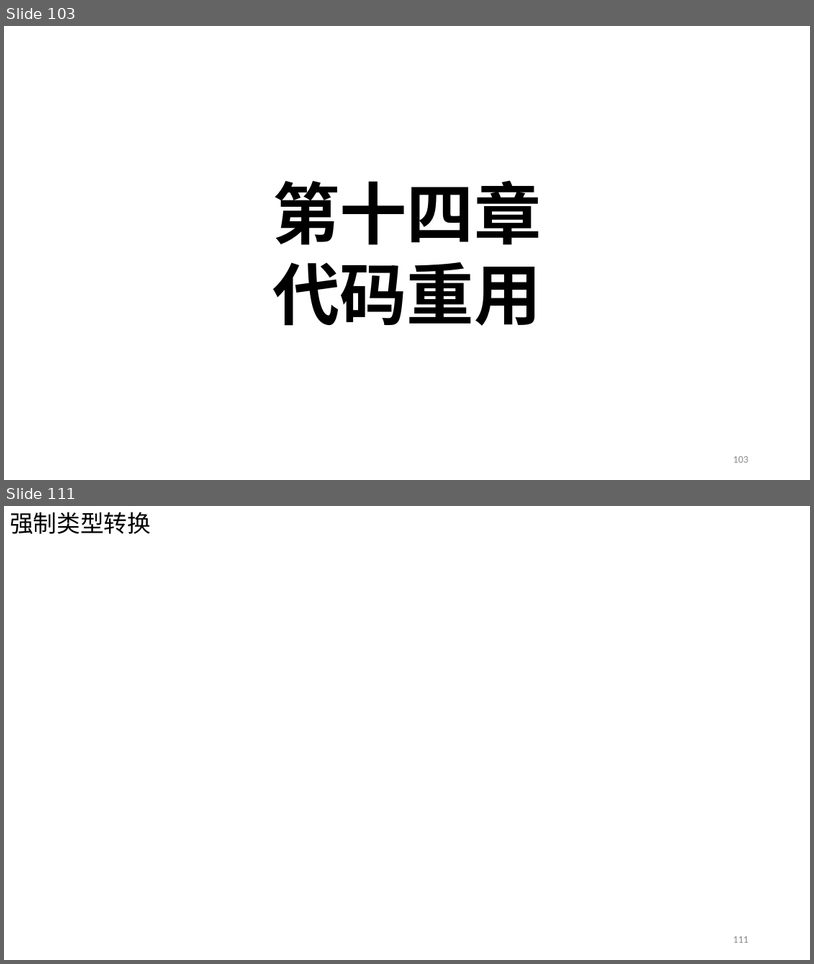
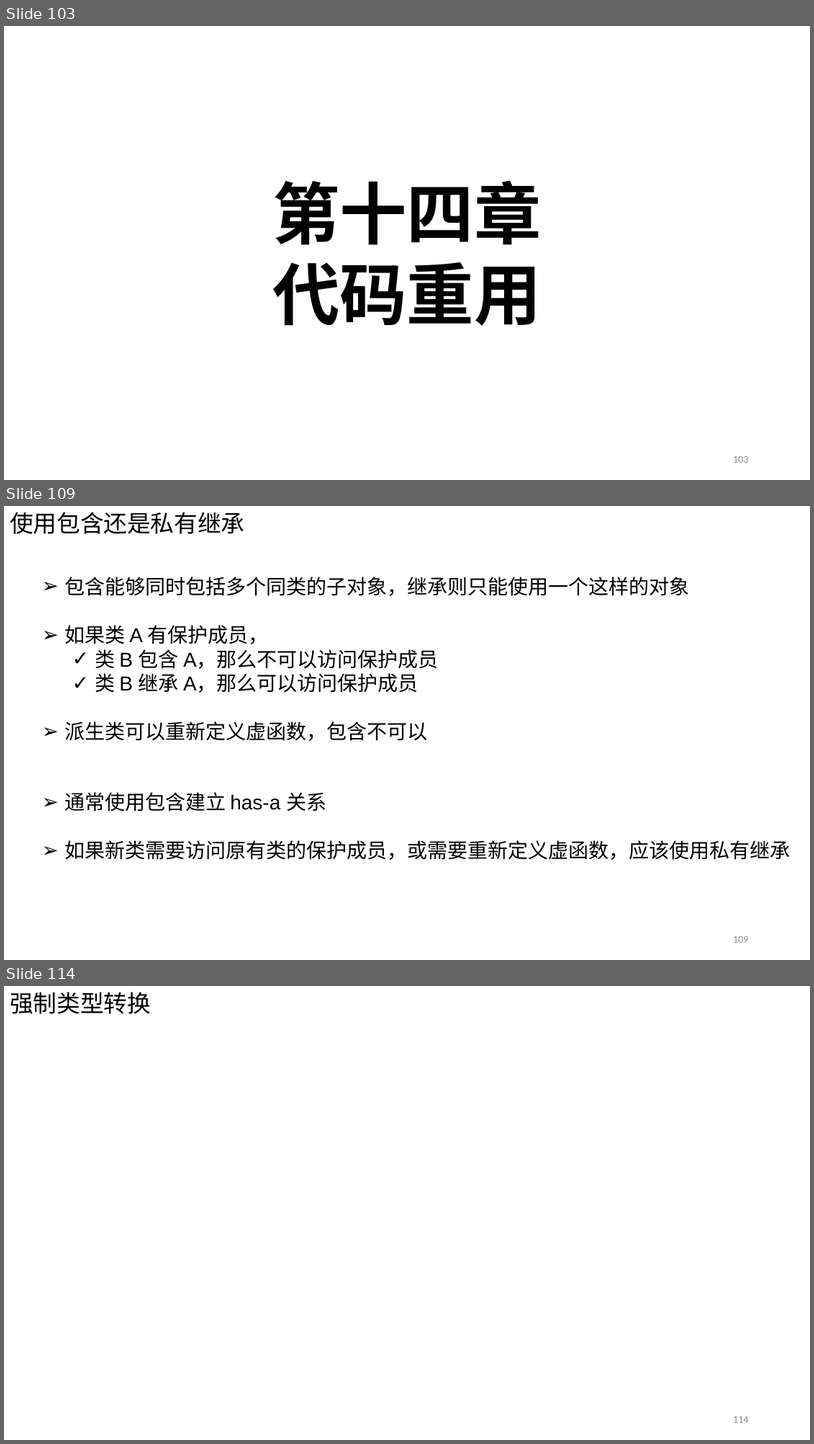
Before and after one commit to Chao200/CPP_Primer_Plus, a slide deck: C++ Primer Plus.pptx. Shown one above the other, each under a label of ours: slides 103 and 111 before the commit, slides 103, 109 and 114 after it; the slides between them are not shown. The pictures are 814x964 and 814x1444 pixels, drawn with LibreOffice and Linux fonts; fonts in the diff are those of the drawing. Boxes give left, top, right and bottom in pixels: in the first picture for what was removed or moved away, otherwise in the second. Text is boxed around its words. In the diff, an @@ line names an element or a change of style, - is before the commit and + after.

```diff
--- a/C++ Primer Plus.pptx
+++ b/C++ Primer Plus.pptx
@@ slide 109 added at (x1=4, y1=506, x2=810, y2=960), background #FFFFFF @@
@@ text added at (x1=10, y1=512, x2=244, y2=534), 28 pt, text #000000 @@
+使用包含还是私有继承
@@ text added at (x1=64, y1=577, x2=689, y2=741), 24 pt, text #000000 @@
+➢ 包含能够同时包括多个同类的子对象，继承则只能使用一个这样的对象
+➢ 如果类 A 有保护成员，
+  ✓ 类 B 包含 A，那么不可以访问保护成员
+  ✓ 类 B 继承 A，那么可以访问保护成员
+➢ 派生类可以重新定义虚函数，包含不可以
@@ text added at (x1=64, y1=792, x2=790, y2=860), 24 pt, text #000000 @@
+➢ 通常使用包含建立 has-a 关系
+➢ 如果新类需要访问原有类的保护成员，或需要重新定义虚函数，应该使用私有继承
@@ page number added at (x1=733, y1=936, x2=748, y2=942), 12 pt, text #8C8C8C @@
+109
@@ what was slide 111 is now slide 114 @@
@@ page number at (x1=733, y1=1416, x2=748, y2=1422): text changed @@
-111
+114
```
Also in this commit, not shown: 2 slides changed, 7 other slides added, 5 slides removed.
